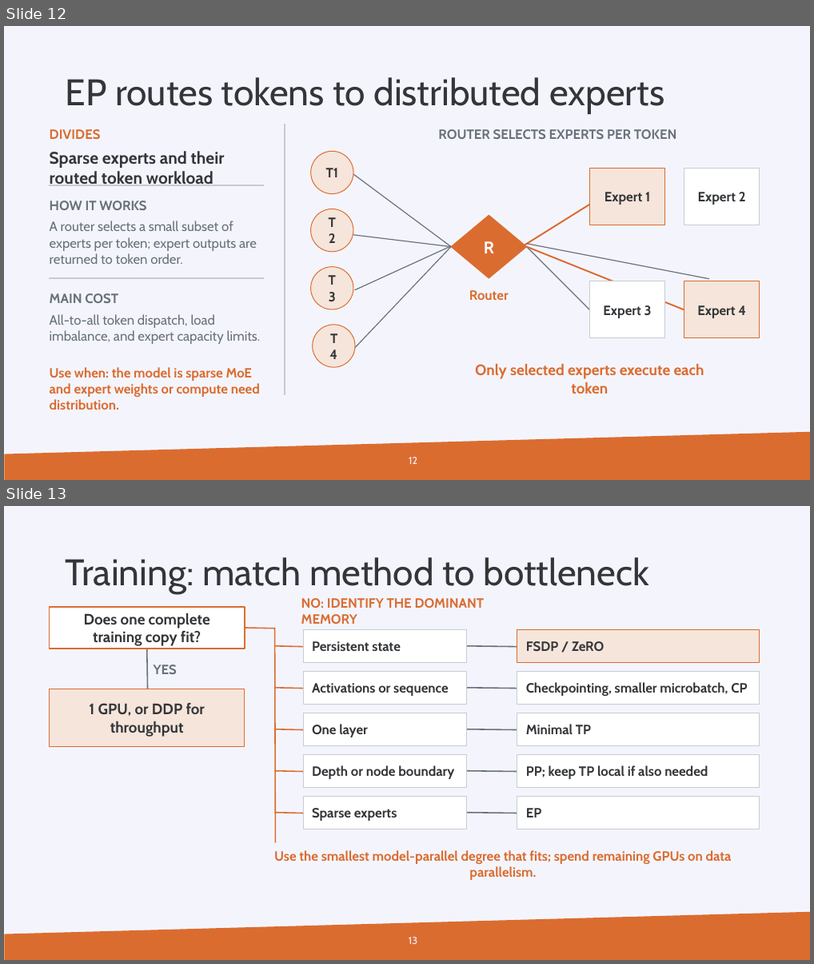
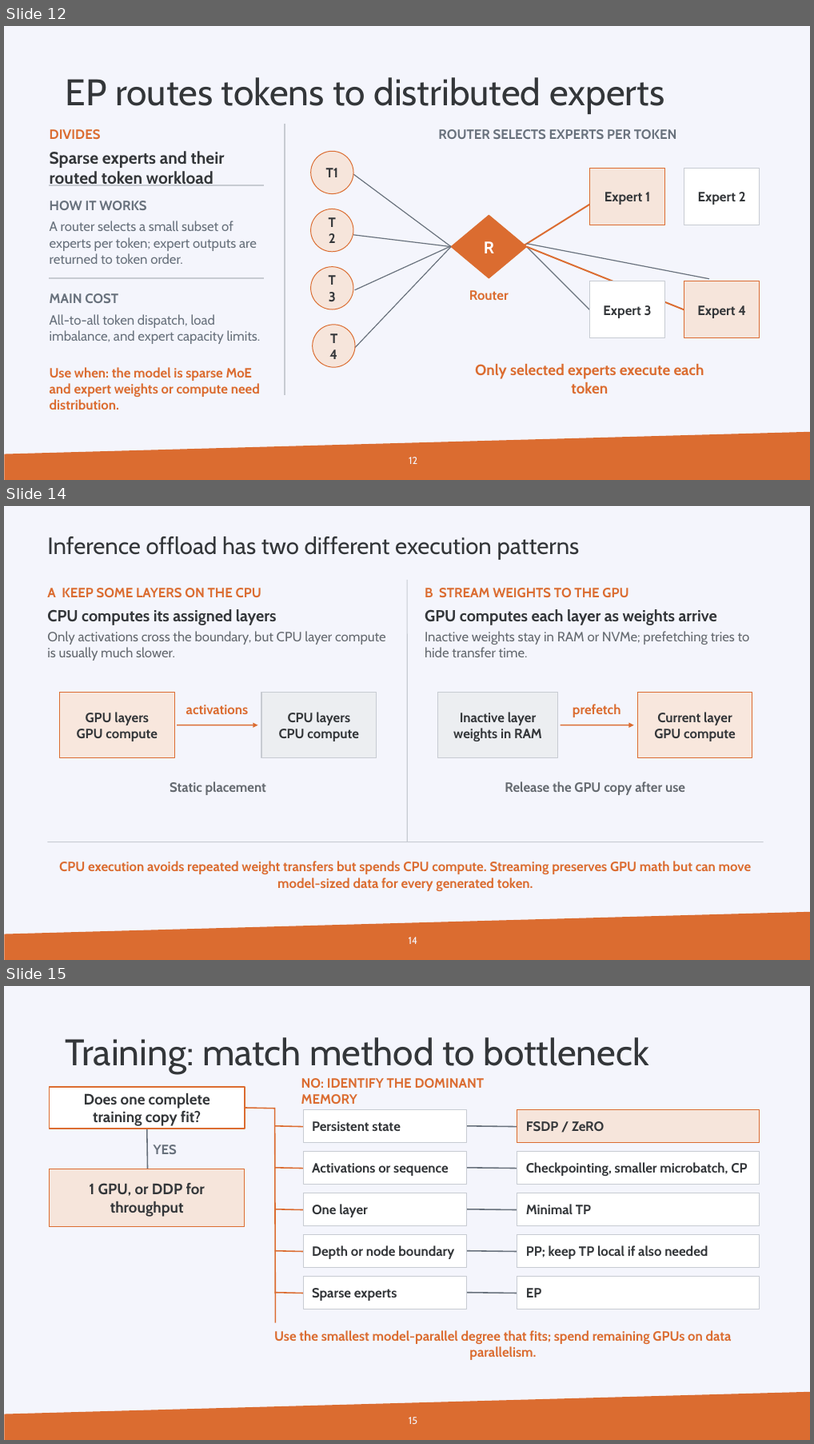
Before and after one commit to gjbex/Machine-learning-with-Python, a slide deck: parallelism_selection.pptx. Shown one above the other, each under a label of ours: slides 12 and 13 before the commit, slides 12, 14 and 15 after it; the slides between them are not shown. The pictures are 814x964 and 814x1444 pixels, drawn with LibreOffice and Linux fonts; fonts in the diff are those of the drawing; background and template pictures are left out. Boxes give left, top, right and bottom in pixels: in the first picture for what was removed or moved away, otherwise in the second. Text is boxed around its words. In the diff, an @@ line names an element or a change of style, - is before the commit and + after.

Commit message:
Add CPU offload slides

```diff
--- a/parallelism_selection.pptx
+++ b/parallelism_selection.pptx
@@ slide 14 added at [4,506,810,960], background #F4F5FC; not listed: 1 template element that a slide beside it also shows @@
@@ text added at [47,536,580,560], 28 pt, text #333639 @@
+Inference offload has two different execution patterns
@@ text added at [47,588,262,598], 16 pt, text #DB6C30, bold @@
+A KEEP SOME LAYERS ON THE CPU
@@ line added from (407, 580) to (407, 842), #C7CBD2 1 pt @@
@@ text added at [425,588,629,598], 16 pt, text #DB6C30, bold @@
+B STREAM WEIGHTS TO THE GPU
@@ text added at [47,609,277,625], 19 pt, text #333639, bold @@
+CPU computes its assigned layers
@@ text added at [425,609,718,625], 19 pt, text #333639, bold @@
+GPU computes each layer as weights arrive
@@ text added at [47,631,386,660], 16 pt, text #656A70 @@
+Only activations cross the boundary, but CPU layer compute is usually much slower.
@@ text added at [425,631,750,657], 16 pt, text #656A70 @@
+Inactive weights stay in RAM or NVMe; prefetching tries to hide transfer time.
@@ rectangle added at [60,692,174,758], fill #F8E7DD, outline #DB6C30 1 pt @@
@@ rectangle added at [262,692,377,758], fill #ECEEF1, outline #C7CBD2 1 pt @@
@@ rectangle added at [438,692,558,758], fill #ECEEF1, outline #C7CBD2 1 pt @@
@@ rectangle added at [638,692,753,758], fill #F8E7DD, outline #DB6C30 1 pt @@
@@ text added at [77,712,158,741], 16 pt, text #333639, bold @@
+GPU layers
+GPU compute
@@ text added at [186,704,249,714], 16 pt, text #DB6C30, bold @@
+activations
@@ text added at [279,712,359,741], 16 pt, text #333639, bold @@
+CPU layers
+CPU compute
@@ text added at [454,712,542,741], 16 pt, text #333639, bold @@
+Inactive layer
+weights in RAM
@@ text added at [573,704,622,717], 16 pt, text #DB6C30, bold @@
+prefetch
@@ text added at [654,712,736,741], 16 pt, text #333639, bold @@
+Current layer
+GPU compute
@@ arrow added from (177, 725) to (258, 725), #DB6C30 1.5 pt @@
@@ arrow added from (561, 725) to (634, 725), #DB6C30 1.5 pt @@
@@ text added at [170,781,266,795], 16 pt, text #656A70, bold @@
+Static placement
@@ text added at [505,781,686,795], 16 pt, text #656A70, bold @@
+Release the GPU copy after use
@@ line added from (47, 842) to (764, 842), #C7CBD2 1 pt @@
@@ text added at [59,860,752,891], 16 pt, text #DB6C30, bold @@
+CPU execution avoids repeated weight transfers but spends CPU compute. Streaming preserves GPU math but can move model-sized data for every generated token.
@@ page number added at [409,936,418,944], 12 pt, text #F4F5FC @@
+14
@@ what was slide 13 is now slide 15 @@
@@ page number at [409,1416,418,1424]: text changed @@
-13
+15
```
Also in this commit, not shown: 1 other slide added, 1 other file.
